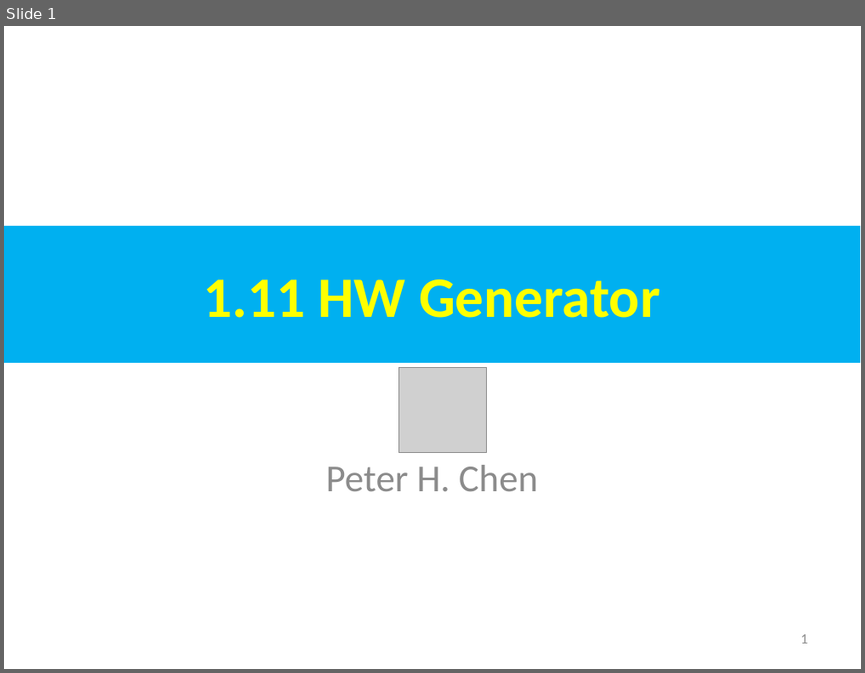
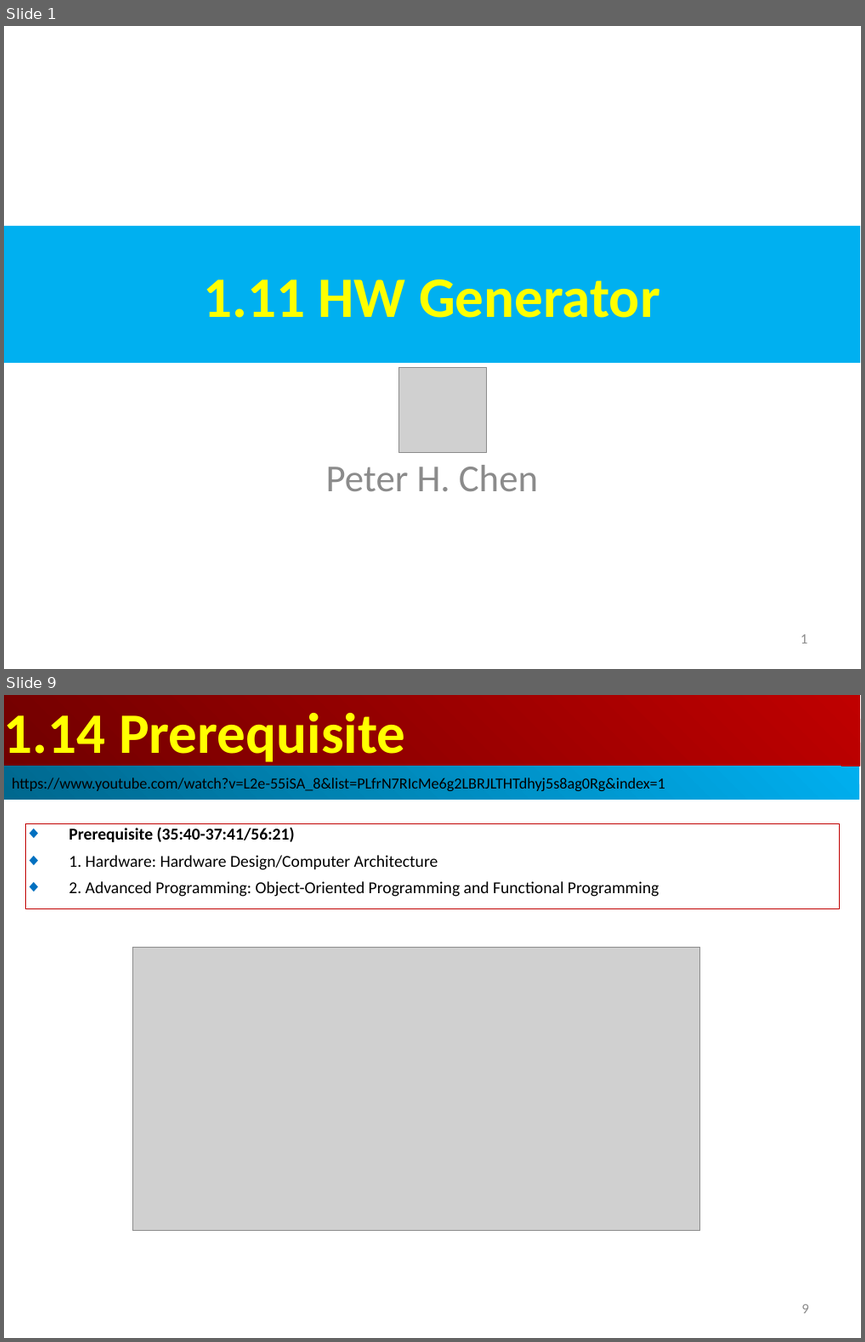
Before and after one commit to peterhchen/AIU_CS800_Chisel, a slide deck: 100_Chisel_HW_Design/001_Intro/000_Video/001.11_20_Generator.ppt. Shown one above the other, each under a label of ours: slide 1 before the commit, slides 1 and 9 after it; the slides between them are not shown. The pictures are 865x673 and 865x1342 pixels, drawn with LibreOffice and Linux fonts; fonts in the diff are those of the drawing; grey boxes stand for pictures. Boxes give left, top, right and bottom in pixels: in the first picture for what was removed or moved away, otherwise in the second. Text is boxed around its words. In the diff, an @@ line names an element or a change of style, - is before the commit and + after.

Commit message:
Introduction
Why do we need Agile/Chisel in Hardware Design?
1. As hardware design become complicated: Mobile phone, Data center, IoT, Electrical Vehicle, and AI, we need Advanced Chips and make all these designs come together.
2. Hardware Design need to increase energy efficiency even Moore’s Law is still appear. CPU and AI accelerator need to improve energy efficient for application. Design Cost need to be reduced: 3nm, 2nm, etc. Cost hundreds of million dollars for design. We need cheaper design flow.
3. Traditional, we have one step Waterfall/HW Design: Design, Specification, Implementation, Integration, Optimization, Verification.
Modern Agile Hardware Design use Chisel software to develop hardware: Design, Implementation, Optimization, Verification.
4. Chisel is open source: faster, bigger community, share components.
5. Chisel use generator to generate components better than reuse proprietary components.
6. Chisel (Construct Hardware in Scala Embedded Language) inherited Object-Oriented Design and Functional Programming.
7. Scala is interpreter based and easy to run inside the Jupyter notebook.
8. Chisel is open source with lot of code example, homework, lab, and projects.

```diff
--- a/100_Chisel_HW_Design/001_Intro/000_Video/001.11_20_Generator.ppt
+++ b/100_Chisel_HW_Design/001_Intro/000_Video/001.11_20_Generator.ppt
@@ slide 9 added at (4,695,861,1338), background #FFFFFF @@
@@ rectangle added at (4,695,860,766), fill gradient #BF0000 to #710000, 48 pt, text #FFFF00, bold @@
+1.14 Prerequisite
@@ rectangle added at (4,766,859,800), fill gradient #00AFEF to #00688E, 13 pt, text #000000 @@
+https://www.youtube.com/watch?v=L2e-55iSA_8&list=PLfrN7RIcMe6g2LBRJLTHTdhyj5s8ag0Rg&index=1
@@ rectangle added at (25,823,840,909), outline #C00000 0.74 pt, 14 pt, text #000000 @@
+◆ Prerequisite (35:40-37:41/56:21)
+◆ 1. Hardware: Hardware Design/Computer Architecture
+◆ 2. Advanced Programming: Object-Oriented Programming and Functional Programming
@@ picture added at (132,947,701,1231) @@
@@ page number added at (801,1304,808,1313), 12 pt, text #8B8B8B @@
+9
```
Also in this commit, not shown: 1 slide changed, 18 other slides added, 2 other files.
